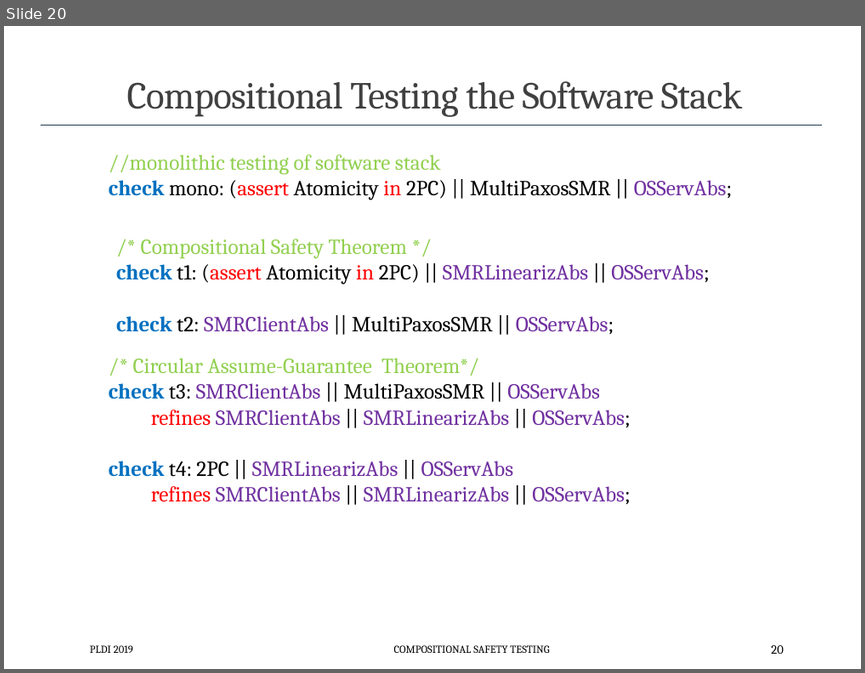
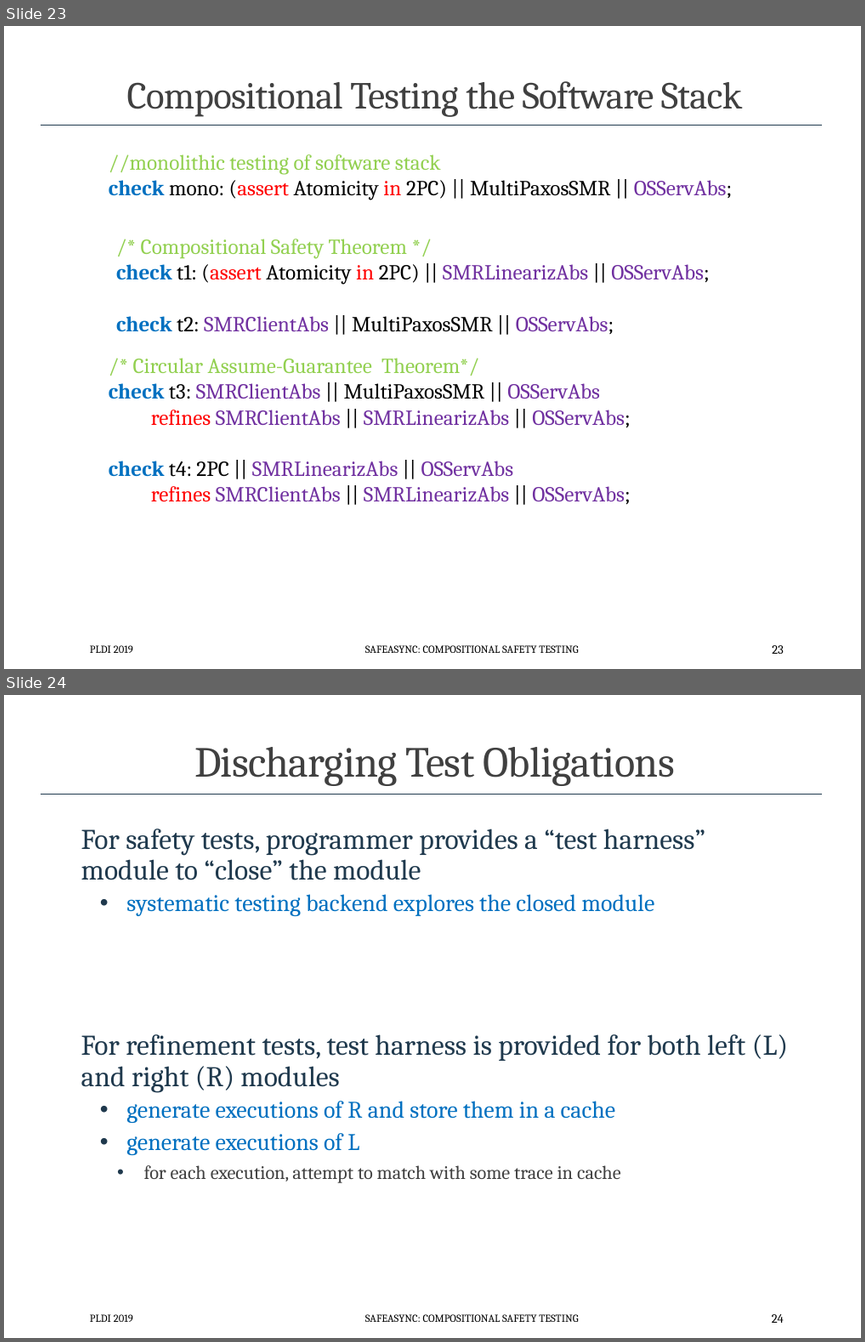
Before and after one commit to p-org/plditutorial, a slide deck: Presentations/CompositionalSafetyTesting.pptx. Shown one above the other, each under a label of ours: slide 20 before the commit, slides 23 and 24 after it. The pictures are 865x673 and 865x1342 pixels, drawn with LibreOffice and Linux fonts; fonts in the diff are those of the drawing. Boxes give left, top, right and bottom in pixels: in the first picture for what was removed or moved away, otherwise in the second. Text is boxed around its words. In the diff, an @@ line names an element or a change of style, - is before the commit and + after.

Commit message:
fixed the CompositionalSafetyTesting

```diff
--- a/Presentations/CompositionalSafetyTesting.pptx
+++ b/Presentations/CompositionalSafetyTesting.pptx
@@ slide 24 added at [4, 695, 861, 1338], background #FFFFFF; not listed: 2 template elements that a slide beside it also shows @@
@@ title added at [194, 747, 675, 786], 36 pt, text #404040 @@
+Discharging Test Obligations
@@ text added at [81, 828, 789, 1183], 24 pt, text #20394E @@
+For safety tests, programmer provides a “test harness” module to “close” the module
+  • systematic testing backend explores the closed module
+For refinement tests, test harness is provided for both left (L) and right (R) modules
+  • generate executions of R and store them in a cache
+  • generate executions of L
+    • for each execution, attempt to match with some trace in cache
@@ text added at [90, 1314, 133, 1321], 9 pt, text #000000 @@
+PLDI 2019
@@ text added at [365, 1314, 578, 1321], 9 pt, text #000000 @@
+SAFEASYNC: COMPOSITIONAL SAFETY TESTING
@@ page number added at [772, 1314, 783, 1322], 10.5 pt, text #000000 @@
+24
@@ what was slide 20 is now slide 23 @@
@@ slide 23 changed as well @@
@@ text at [365, 645, 578, 652]: text changed @@
-COMPOSITIONAL SAFETY TESTING
+SAFEASYNC: COMPOSITIONAL SAFETY TESTING
@@ page number at [772, 645, 783, 653]: text changed @@
-20
+23
```
Also in this commit, not shown: 19 other slides changed, 4 other slides added.
